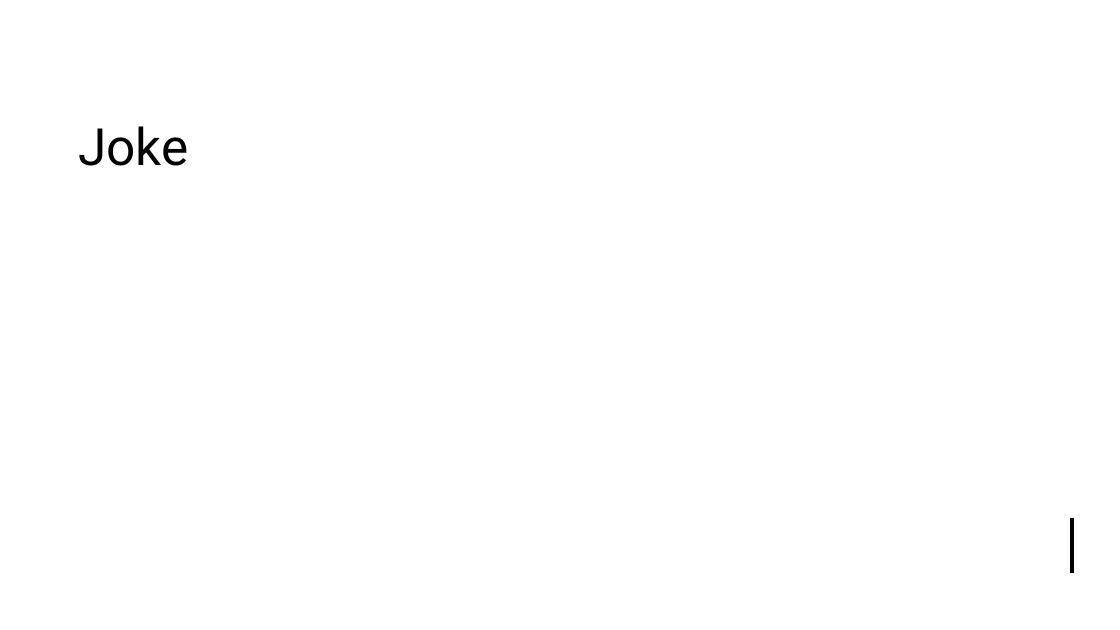
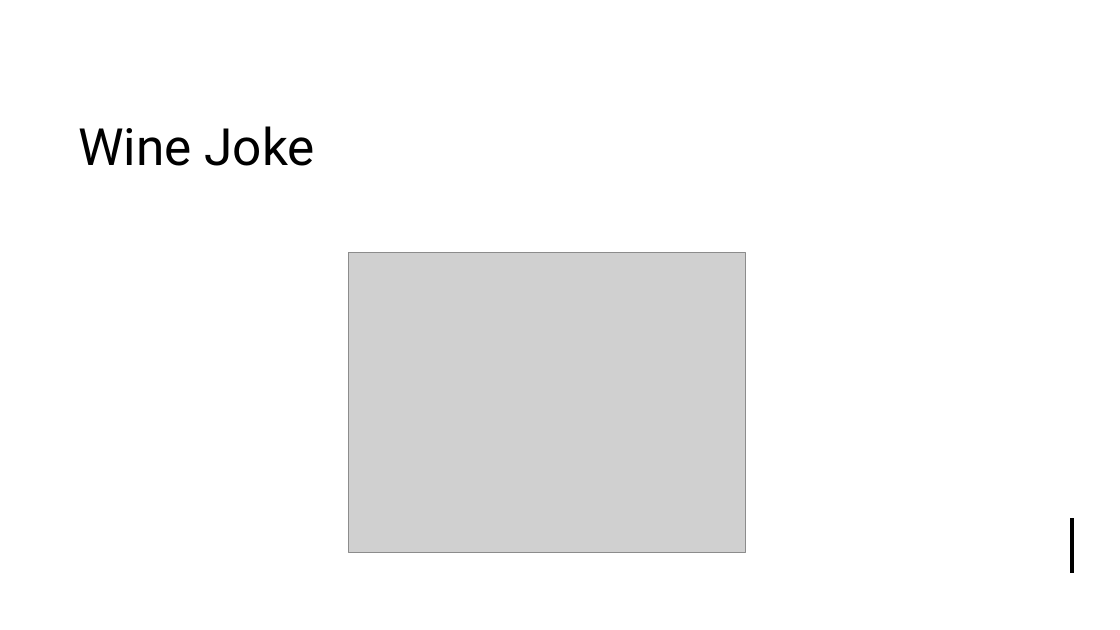
Before and after one commit to Mystaex/CSE4334-Project-Wine, a slide deck: slide 2 of wine_presentation.pptx. Drawn at 1120x630 pixels with LibreOffice and Linux fonts; fonts in the diff are those of the drawing; grey boxes stand for pictures. Boxes give left, top, right and bottom in pixels: in the first picture for what was removed or moved away, otherwise in the second. Text is boxed around its words. In the diff, an @@ line names an element or a change of style, - is before the commit and + after.

```diff
--- a/wine_presentation.pptx
+++ b/wine_presentation.pptx
@@ title at (x1=78, y1=126, x2=315, y2=166): text changed @@
-Joke
+Wine Joke
@@ picture added at (x1=349, y1=253, x2=745, y2=553) @@
```
Also in this commit, not shown: 1 other slide changed, 2 slides added, 2 slides removed, 2 other files.
